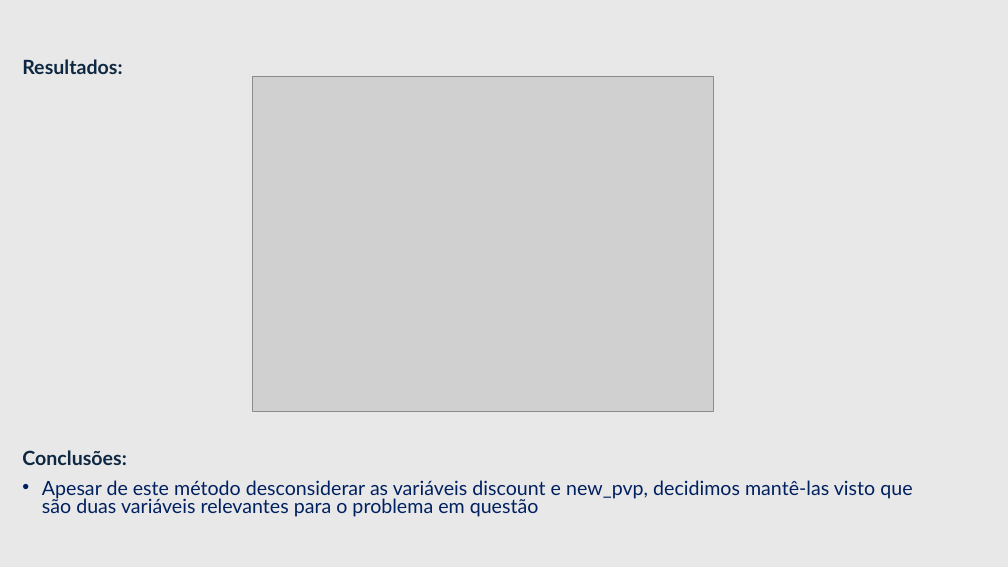
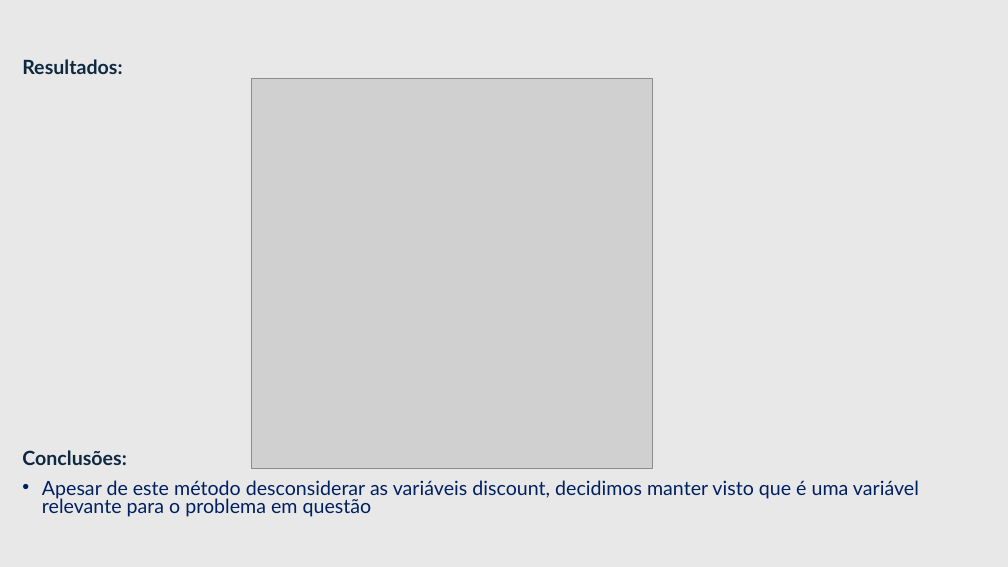
Before and after one commit to andreiacampos98/datascience_course, a slide deck: slide 22 of 10_applied/2024 EDIT LTP__PraticalCase/LTP_PraticalCase Dataset/Case Study __.pptx. Drawn at 1008x567 pixels with LibreOffice and Linux fonts; fonts in the diff are those of the drawing; grey boxes stand for pictures. Boxes give left, top, right and bottom in pixels: in the first picture for what was removed or moved away, otherwise in the second. Text is boxed around its words. In the diff, an @@ line names an element or a change of style, - is before the commit and + after.

```diff
--- a/10_applied/2024 EDIT LTP__PraticalCase/LTP_PraticalCase Dataset/Case Study __.pptx
+++ b/10_applied/2024 EDIT LTP__PraticalCase/LTP_PraticalCase Dataset/Case Study __.pptx
@@ picture: place and size @@
-picture at bbox=[252, 77, 713, 412]
+picture at bbox=[251, 79, 652, 469]
@@ text at bbox=[42, 480, 919, 517]: text changed @@
-• Apesar de este método desconsiderar as variáveis discount e new_pvp, decidimos mantê-las visto que são duas variáveis relevantes para o problema em questão
+• Apesar de este método desconsiderar as variáveis discount, decidimos manter visto que é uma variável relevante para o problema em questão
```
Also in this commit, not shown: 16 other slides changed, 1 slide added, 1 other file.
